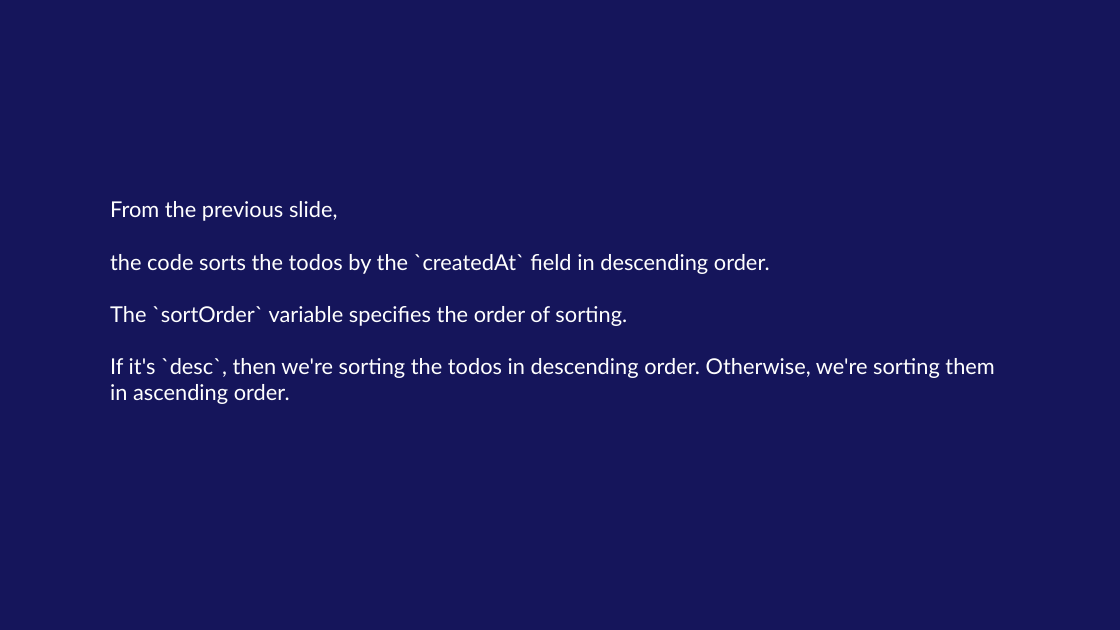
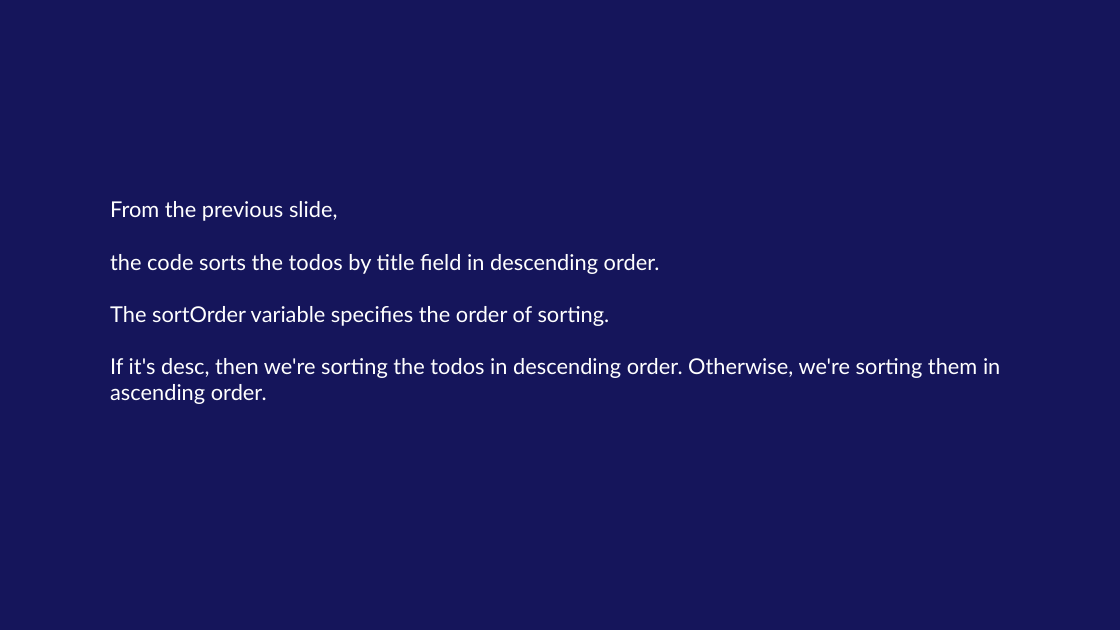
Before and after one commit to kaiz16/onsite-backend-development, a slide deck: slide 57 of Week-2/Day-1/Backend - Day 4 - Introduction to REST APIs and CRUD.pptx. Drawn at 1120x630 pixels with LibreOffice and Linux fonts; fonts in the diff are those of the drawing; background and template pictures are left out. Boxes give left, top, right and bottom in pixels: in the first picture for what was removed or moved away, otherwise in the second. Text is boxed around its words. In the diff, an @@ line names an element or a change of style, - is before the commit and + after.

```diff
--- a/Week-2/Day-1/Backend - Day 4 - Introduction to REST APIs and CRUD.pptx
+++ b/Week-2/Day-1/Backend - Day 4 - Introduction to REST APIs and CRUD.pptx
@@ text at (x1=110, y1=254, x2=1000, y2=404): text changed @@
-the code sorts the todos by the `createdAt` field in descending order.
-The `sortOrder` variable specifies the order of sorting.
-If it's `desc`, then we're sorting the todos in descending order. Otherwise, we're sorting them in ascending order.
+the code sorts the todos by title field in descending order.
+The sortOrder variable specifies the order of sorting.
+If it's desc, then we're sorting the todos in descending order. Otherwise, we're sorting them in ascending order.
```
Also in this commit, not shown: 6 other slides changed, 2 slides added, 1 slide removed, 10 other files.
